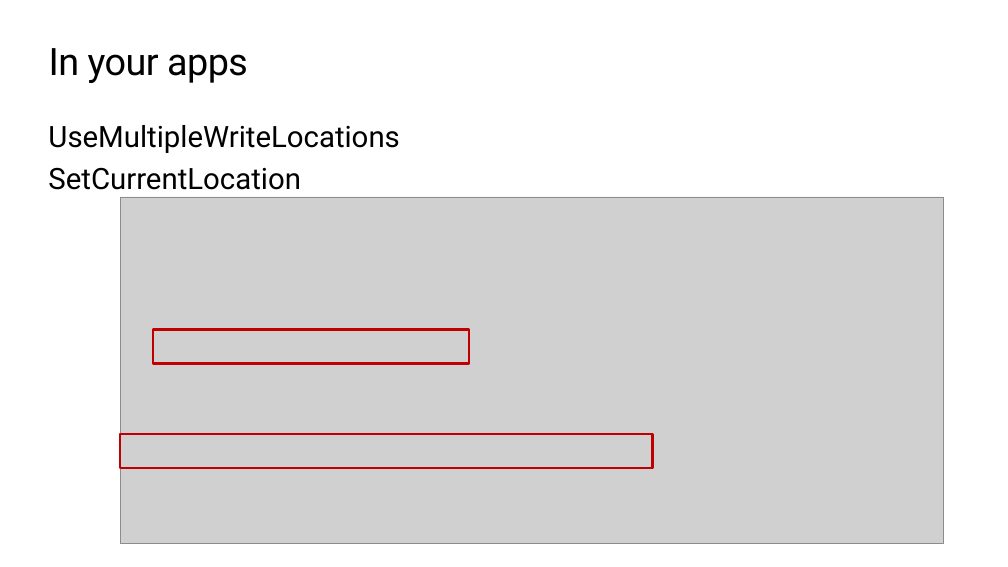
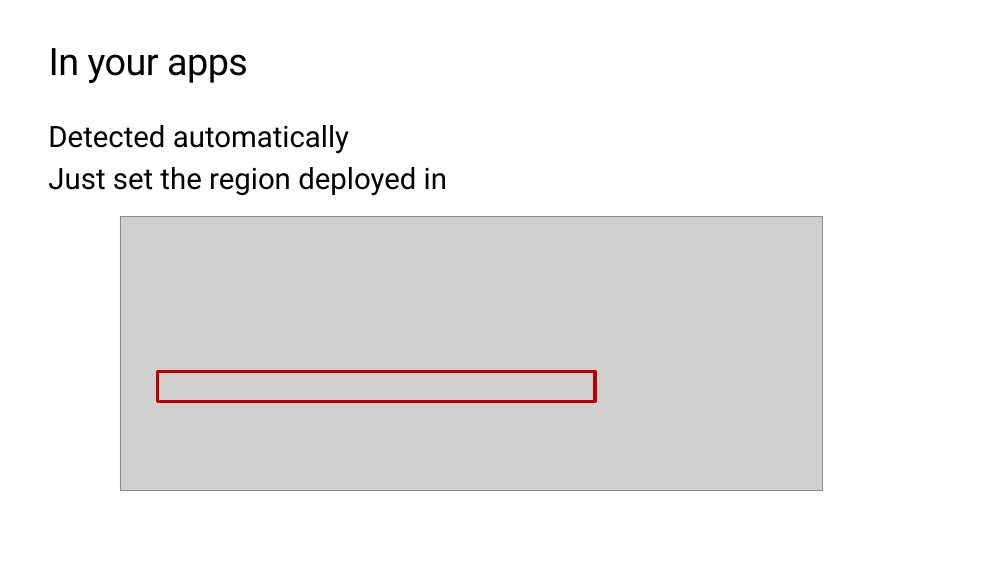
Before and after one commit to markjbrown/cosmos-global-distribution-demos, a slide deck: slide 21 of CosmosGlobalDistDemos/High-perf-apps-CosmosDB.pptx (slide 22 before the commit). Drawn at 1008x567 pixels with LibreOffice and Linux fonts; fonts in the diff are those of the drawing; grey boxes stand for pictures; background and template pictures are left out. Boxes give left, top, right and bottom in pixels: in the first picture for what was removed or moved away, otherwise in the second. Text is boxed around its words. In the diff, an @@ line names an element or a change of style, - is before the commit and + after.

```diff
--- a/CosmosGlobalDistDemos/High-perf-apps-CosmosDB.pptx
+++ b/CosmosGlobalDistDemos/High-perf-apps-CosmosDB.pptx
@@ text at (x1=48, y1=125, x2=447, y2=196): text changed @@
-UseMultipleWriteLocations
-SetCurrentLocation
+Detected automatically
+Just set the region deployed in
@@ picture resized from (x1=120, y1=197, x2=944, y2=544) to (x1=120, y1=216, x2=823, y2=491) @@
@@ rectangle removed at (x1=153, y1=330, x2=469, y2=364) @@
@@ rectangle resized from (x1=120, y1=434, x2=653, y2=468) to (x1=158, y1=371, x2=596, y2=402) @@
@@ rectangle at (x1=158, y1=371, x2=596, y2=402): outline #C00000 2.25 pt to #C00000 3 pt @@
```
Also in this commit, not shown: 6 other slides changed, 2 slides added, 5 slides removed, 6 other files.
